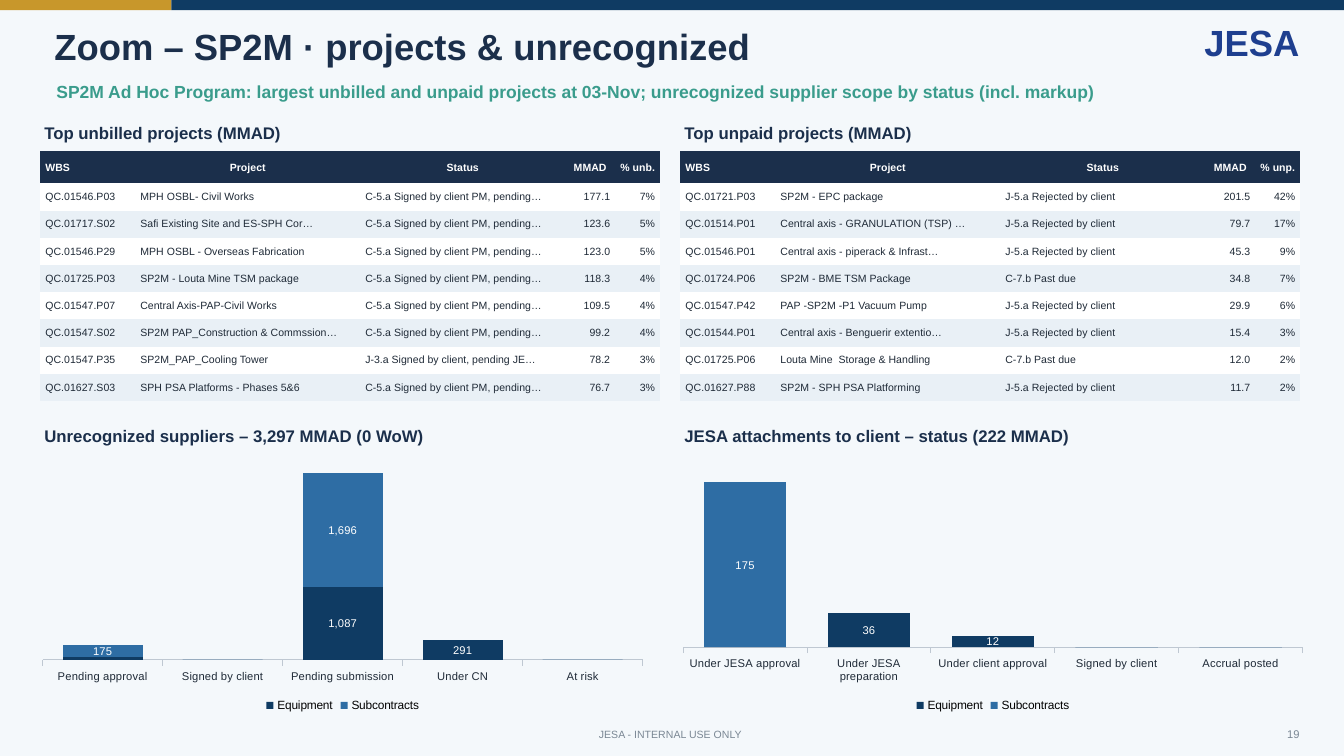
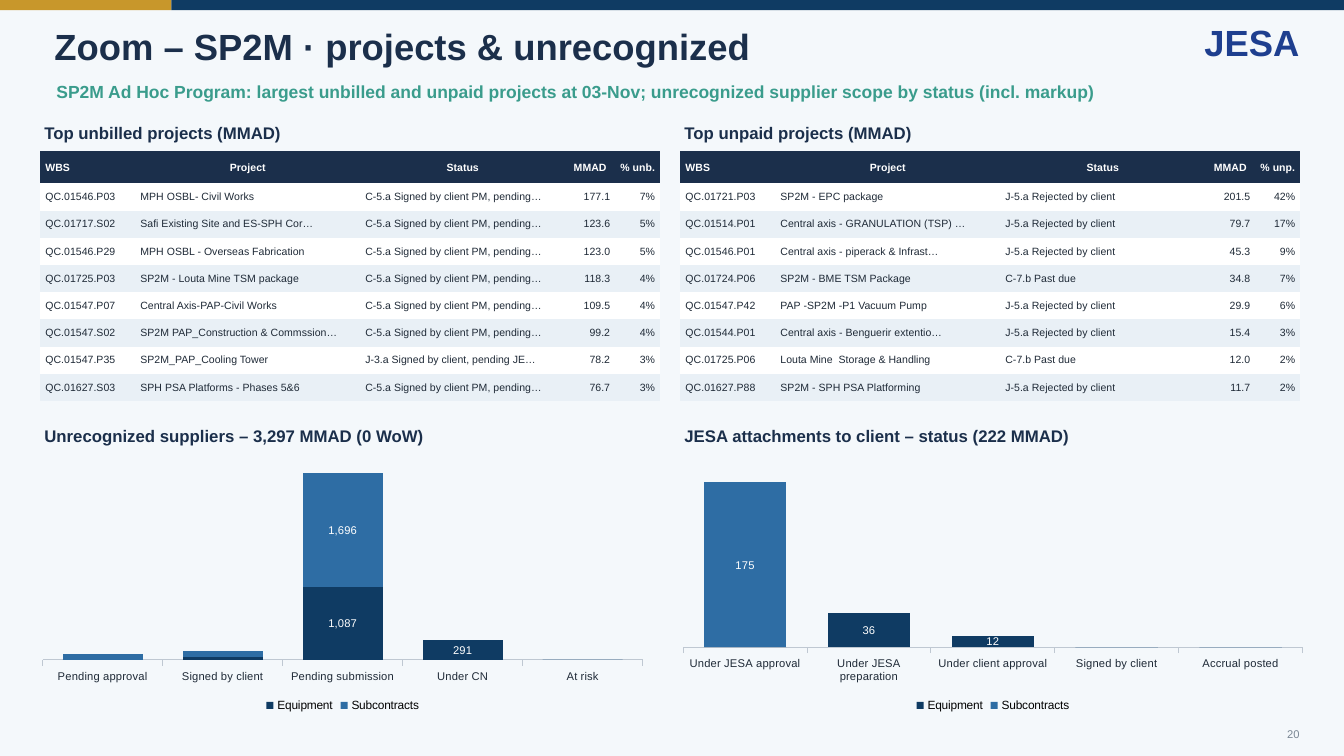
Before and after one commit to cherkaouihassan-art/Skills-Repo, a slide deck: slide 20 of weekly-ar-cash-deck/output/JESA_AR_Cash_Position_Nov_W1_2026-11-04.pptx (slide 19 before the commit). Drawn at 1344x756 pixels with LibreOffice and Linux fonts; fonts in the diff are those of the drawing. Boxes give left, top, right and bottom in pixels: in the first picture for what was removed or moved away, otherwise in the second. Text is boxed around its words. In the diff, an @@ line names an element or a change of style, - is before the commit and + after.

```diff
--- a/weekly-ar-cash-deck/output/JESA_AR_Cash_Position_Nov_W1_2026-11-04.pptx
+++ b/weekly-ar-cash-deck/output/JESA_AR_Cash_Position_Nov_W1_2026-11-04.pptx
@@ column stacked chart at (30, 454, 655, 716) @@
@@ Equipment, Pending approval: 48 to 0 @@
@@ Equipment, Signed by client: 0 to 47 @@
@@ Subcontracts, Pending approval: 175 to 83 @@
@@ Subcontracts, Signed by client: 0 to 92 @@
@@ data labels of Subcontracts changed @@
@@ text removed at (599, 731, 742, 738) @@
-JESA - INTERNAL USE ONLY
@@ text at (1287, 730, 1299, 738): text changed @@
-19
+20
```
Also in this commit, not shown: 40 other slides changed, 1 slide added, 7 other files.
